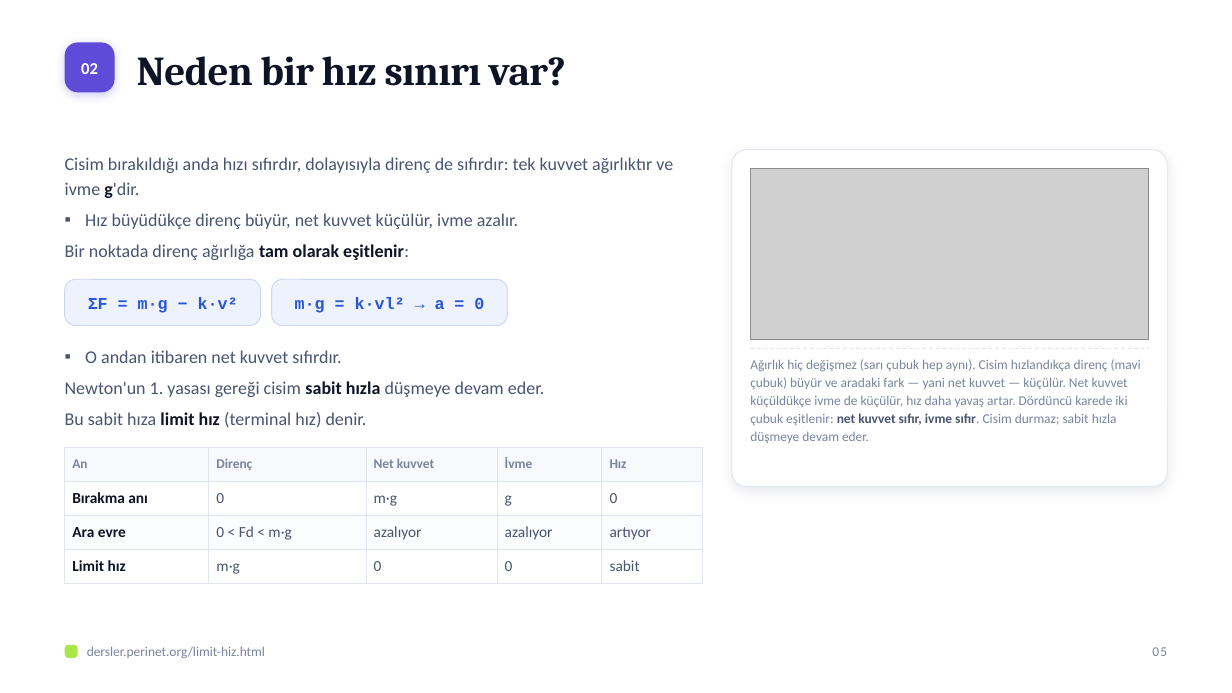
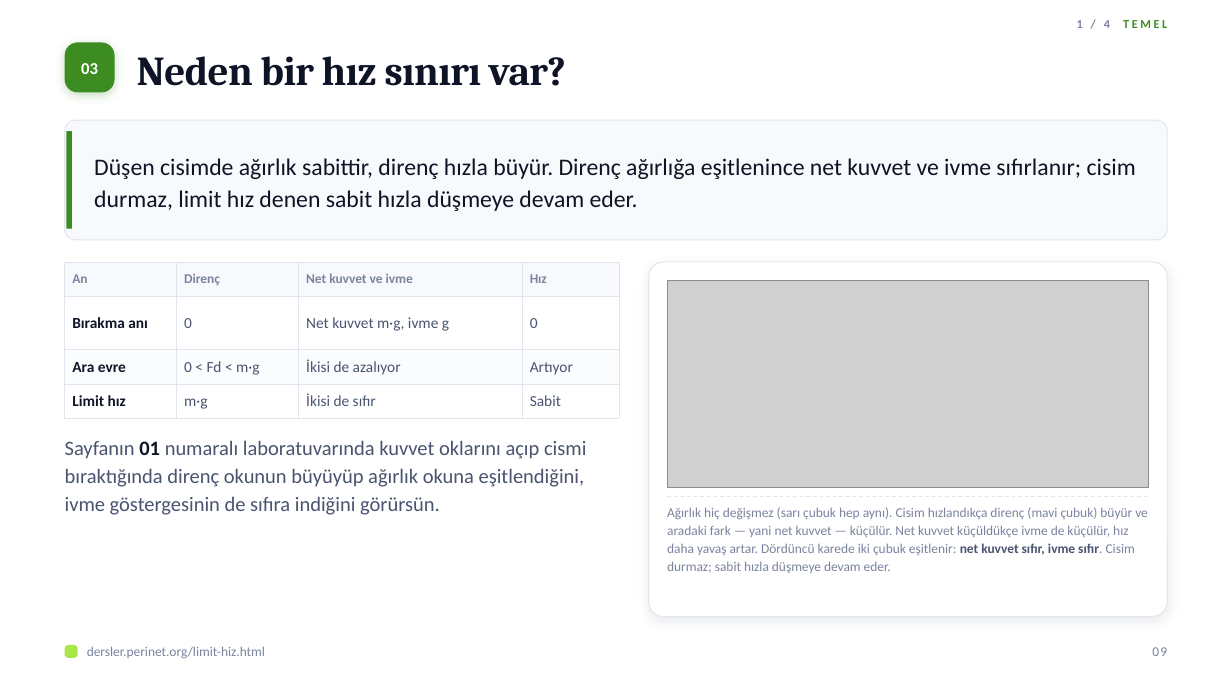
Before and after one commit to elestirmen/dersler, a slide deck: slide 9 of dist/sunum/limit-hiz.pptx (slide 5 before the commit). Drawn at 1232x693 pixels with LibreOffice and Linux fonts; fonts in the diff are those of the drawing; grey boxes stand for pictures. Boxes give left, top, right and bottom in pixels: in the first picture for what was removed or moved away, otherwise in the second. Text is boxed around its words. In the diff, an @@ line names an element or a change of style, - is before the commit and + after.

```diff
--- a/dist/sunum/limit-hiz.pptx
+++ b/dist/sunum/limit-hiz.pptx
@@ text added at [1077, 20, 1167, 28], 9.5 pt, text #3C8C21, bold @@
+1 / 4 TEMEL
@@ rounded rectangle at [65, 43, 115, 92]: fill #5F4BD8 to #3C8C21; shadow changed @@
@@ text at [81, 63, 98, 74]: text changed @@
-02
+03
@@ rounded rectangle added at [65, 120, 1167, 240], fill #F8F9FC, outline #E1E5EE 0.75 pt @@
@@ rectangle added at [67, 131, 72, 229], fill #3C8C21 @@
@@ text removed at [65, 157, 673, 260] @@
-▪ Cisim bırakıldığı anda hızı sıfırdır, dolayısıyla direnç de sıfırdır: tek kuvvet ağırlıktır ve ivme g'dir.
-▪ Hız büyüdükçe direnç büyür, net kuvvet küçülür, ivme azalır.
-▪ Bir noktada direnç ağırlığa tam olarak eşitlenir:
@@ text added at [94, 158, 1136, 211], 18.5 pt, text #0E1426 @@
+Düşen cisimde ağırlık sabittir, direnç hızla büyür. Direnç ağırlığa eşitlenince net kuvvet ve ivme sıfırlanır; cisim durmaz, limit hız denen sabit hızla düşmeye devam eder.
@@ table at [65, 262, 619, 413] @@
-column 3: Net kuvvet | m·g | azalıyor | 0
-column 4: İvme | g | azalıyor | 0
-column 5: Hız | 0 | artıyor | sabit
+column 3: Net kuvvet ve ivme | Net kuvvet m·g, ivme g | İkisi de azalıyor | İkisi de sıfır
+column 4: Hız | 0 | Artıyor | Sabit
@@ table: place and size @@
-table at [65, 447, 702, 578]
+table at [65, 262, 619, 413]
@@ rounded rectangle: place and size @@
-rounded rectangle at [732, 150, 1167, 487]
+rounded rectangle at [649, 262, 1167, 617]
@@ rounded rectangle at [649, 262, 1167, 617]: proportions changed @@
@@ rounded rectangle removed at [65, 279, 261, 325] @@
@@ text removed at [88, 297, 238, 313] @@
-ΣF = m·g − k·v²
@@ rounded rectangle removed at [272, 279, 507, 325] @@
@@ text removed at [295, 297, 484, 313] @@
-m·g = k·vl² → a = 0
@@ picture: place and size @@
-picture at [750, 168, 1149, 339]
+picture at [667, 281, 1149, 488]
@@ text removed at [65, 350, 544, 428] @@
-▪ O andan itibaren net kuvvet sıfırdır.
-▪ Newton'un 1. yasası gereği cisim sabit hızla düşmeye devam eder.
-▪ Bu sabit hıza limit hız (terminal hız) denir.
@@ text added at [65, 440, 586, 515], 16 pt, text #4A5470 @@
+▪ Sayfanın 01 numaralı laboratuvarında kuvvet oklarını açıp cismi bıraktığında direnç okunun büyüyüp ağırlık okuna eşitlendiğini, ivme göstergesinin de sıfıra indiğini görürsün.
@@ text "Ağırlık hiç değişmez (sarı çubuk ..." rewrapped from [750, 359, 1141, 443] to [667, 507, 1148, 573] @@
@@ line moved from (750, 348) - (1149, 348) to (667, 496) - (1149, 496) @@
@@ text at [1152, 647, 1167, 656]: text changed @@
-05
+09
```
Also in this commit, not shown: 13 other slides changed, 27 slides added, 1 slide removed, 21 other files.
